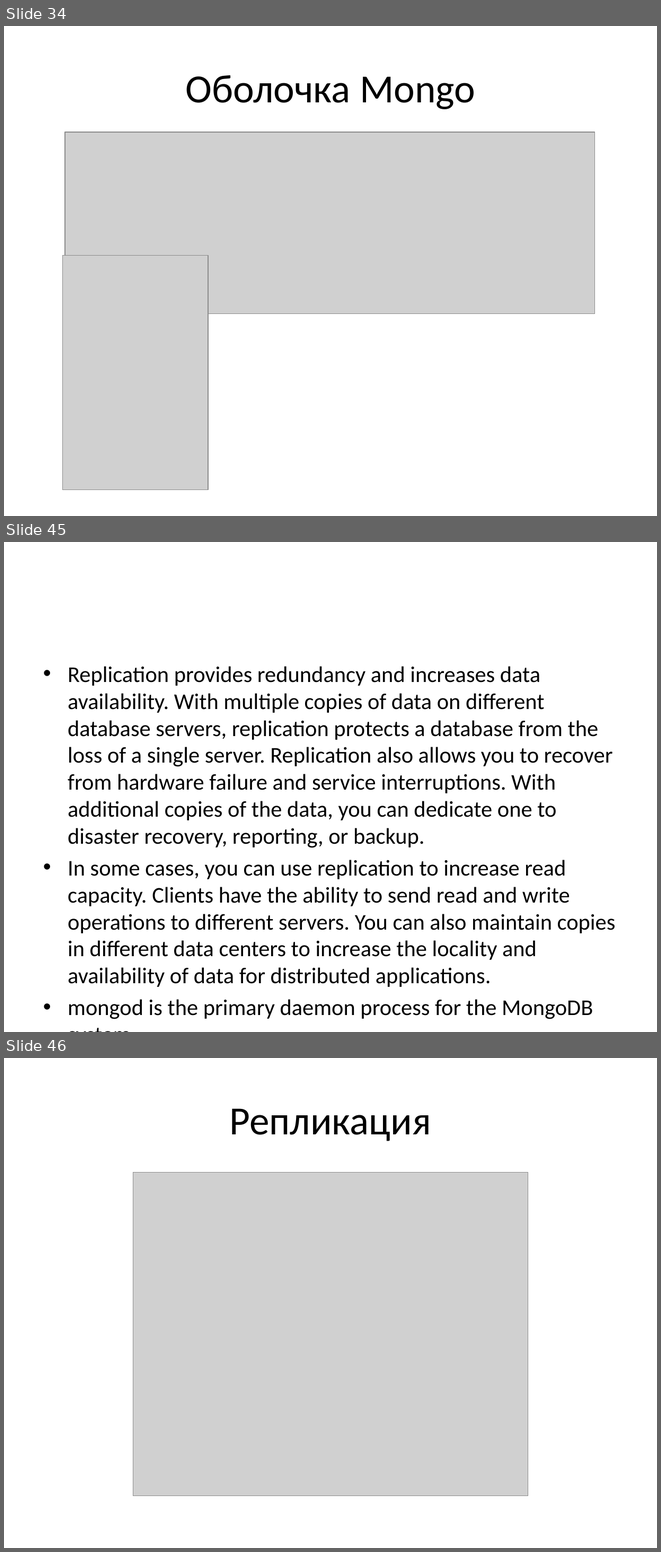
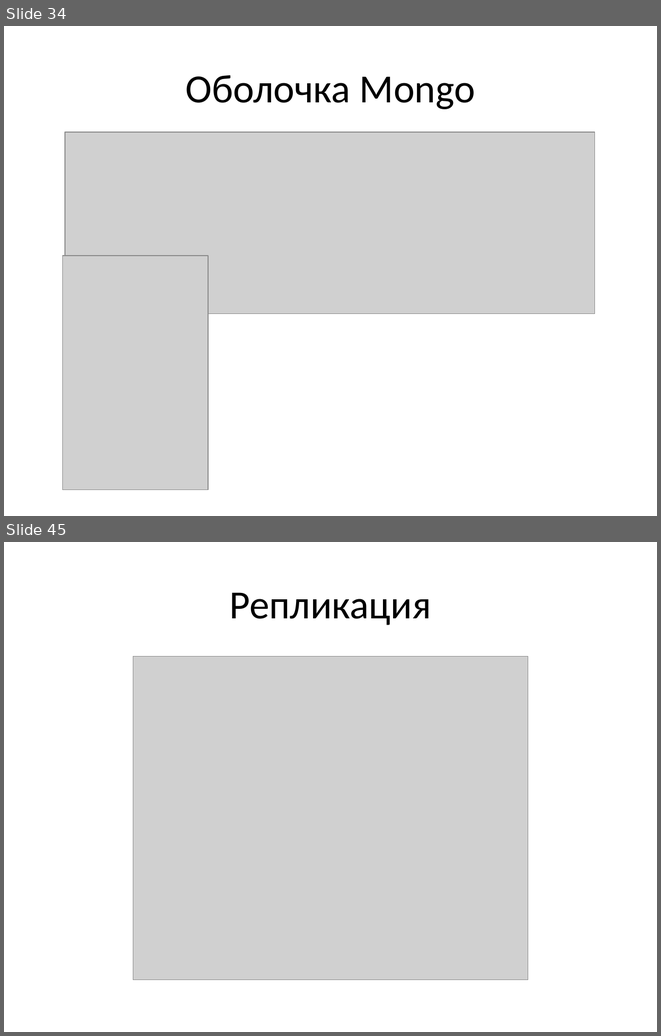
Before and after one commit to elenabenken/seminar_mongodb, a slide deck: seminar_presentation.pptx. Shown one above the other, each under a label of ours: slides 34, 45 and 46 before the commit, slides 34 and 45 after it; the slides between them are not shown. The pictures are 661x1552 and 661x1036 pixels, drawn with LibreOffice and Linux fonts; fonts in the diff are those of the drawing; grey boxes stand for pictures. Boxes give left, top, right and bottom in pixels: in the first picture for what was removed or moved away, otherwise in the second. Text is boxed around its words. In the diff, an @@ line names an element or a change of style, - is before the commit and + after.

```diff
--- a/seminar_presentation.pptx
+++ b/seminar_presentation.pptx
@@ slide 45 removed at (4,542,657,1032), background #FFFFFF @@
@@ text removed at (68,666,616,987) @@
-• Replication provides redundancy and increases data availability. With multiple copies of data on different database servers, replication protects a database from the loss of a single server. Replication also allows you to recover from hardware failure and service interruptions. With additional copies of the data, you can dedicate one to disaster recovery, reporting, or backup.
-• In some cases, you can use replication to increase read capacity. Clients have the ability to send read and write operations to different servers. You can also maintain copies in different data centers to increase the locality and availability of data for distributed applications.
-• mongod is the primary daemon process for the MongoDB system.
@@ what was slide 46 is now slide 45 @@
```
Also in this commit, not shown: 45 slides changed.
